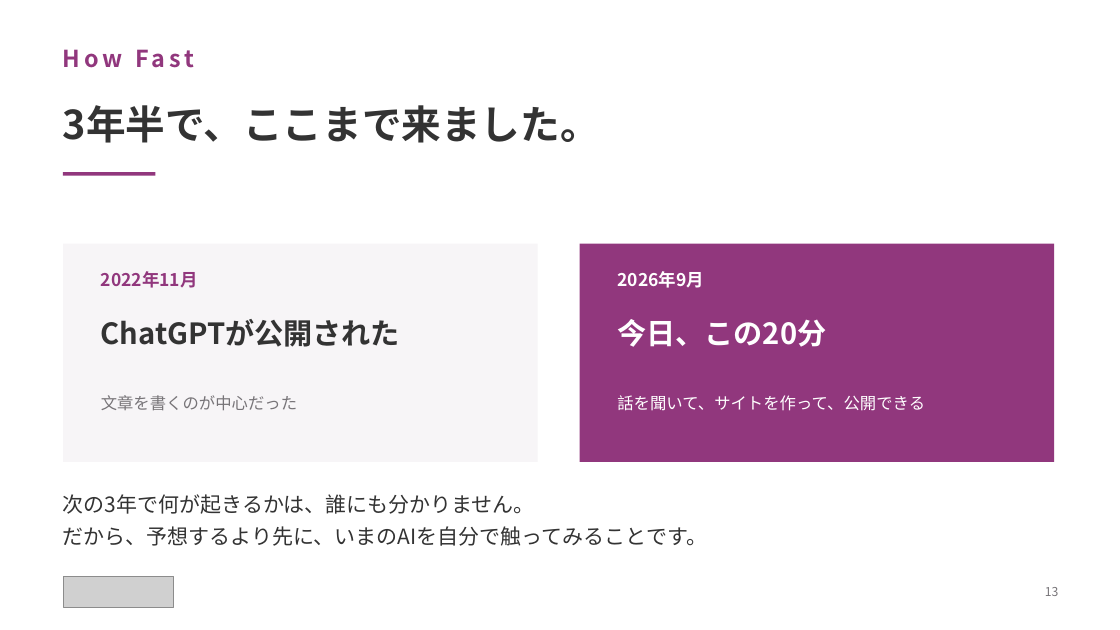
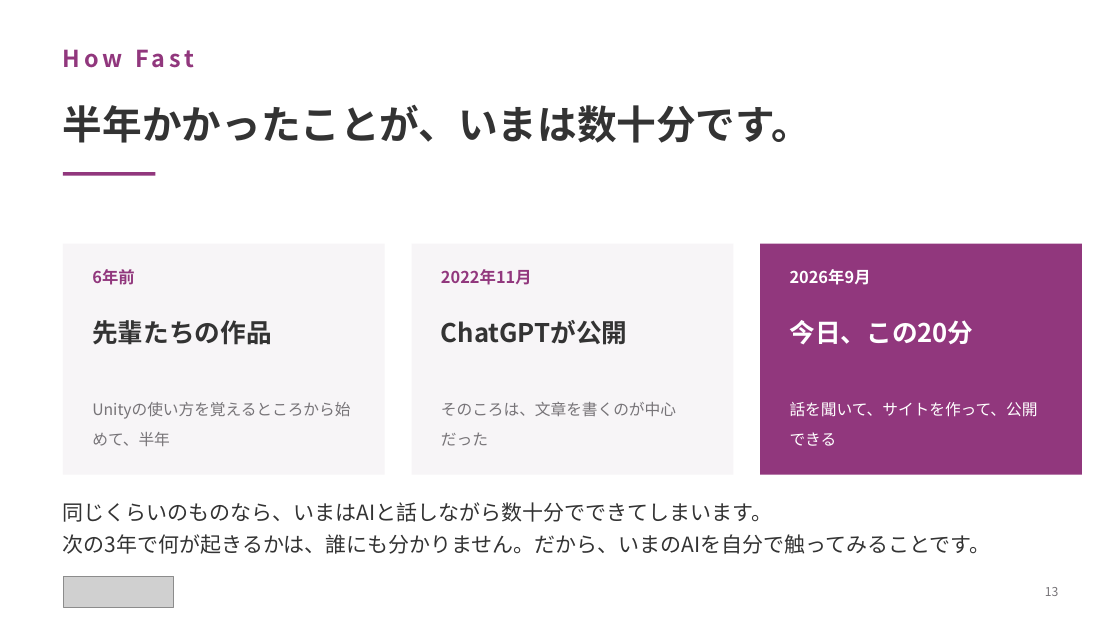
Before and after one commit to yutakaJssst/narashino-visit-2, a slide deck: slide 13 of slides/nichinara20260908.pptx. Drawn at 1120x630 pixels with LibreOffice and Linux fonts; fonts in the diff are those of the drawing; grey boxes stand for pictures. Boxes give left, top, right and bottom in pixels: in the first picture for what was removed or moved away, otherwise in the second. Text is boxed around its words. In the diff, an @@ line names an element or a change of style, - is before the commit and + after.

```diff
--- a/slides/nichinara20260908.pptx
+++ b/slides/nichinara20260908.pptx
@@ text at (63, 105, 811, 143): text changed @@
-3年半で、ここまで来ました。
+半年かかったことが、いまは数十分です。
@@ rectangle: place and size @@
-rectangle at (63, 244, 538, 462)
+rectangle at (63, 244, 385, 475)
@@ text added at (92, 269, 134, 285), 14 pt, text #91377D, bold @@
+6年前
@@ rectangle: place and size @@
-rectangle at (580, 244, 1054, 462)
+rectangle at (412, 244, 734, 475)
@@ rectangle at (412, 244, 734, 475): fill #91377D to #F7F5F7 @@
@@ text "2022年11月" at (441, 269, 532, 285): size 15 to 14 pt @@
@@ text "2022年11月": place and size @@
-text "2022年11月" at (101, 271, 198, 288)
+text "2022年11月" at (441, 269, 532, 285)
@@ rectangle added at (760, 244, 1082, 475), fill #91377D @@
@@ text "2026年9月": place and size @@
-text "2026年9月" at (617, 271, 704, 288)
+text "2026年9月" at (790, 269, 871, 285)
@@ text "2026年9月" at (790, 269, 871, 285): size 15 to 14 pt @@
@@ text at (92, 320, 271, 345): text changed; size 25 to 22 pt @@
-ChatGPTが公開された
+先輩たちの作品
@@ text added at (441, 320, 628, 345), 22 pt, text #333333, bold @@
+ChatGPTが公開
@@ text "今日、この20分": place and size @@
-text "今日、この20分" at (617, 319, 826, 347)
+text "今日、この20分" at (790, 320, 974, 345)
@@ text "今日、この20分" at (790, 320, 974, 345): size 25 to 22 pt; line spacing 1 to 1.25 @@
@@ text "話を聞いて、サイトを作って、公開できる": place and size @@
-text "話を聞いて、サイトを作って、公開できる" at (617, 395, 925, 411)
+text "話を聞いて、サイトを作って、公開できる" at (790, 402, 1038, 446)
@@ text "話を聞いて、サイトを作って、公開できる" at (790, 402, 1038, 446): size 14 to 13.5 pt; line spacing 1.55 to 1.6 @@
@@ text at (441, 402, 676, 446): text changed; size 14 to 13.5 pt @@
-文章を書くのが中心だった
+そのころは、文章を書くのが中心だった
@@ text added at (92, 432, 170, 446), 13.5 pt, text #777478 @@
+Unityの使い方を覚えるところから始めて、半年
@@ text at (63, 502, 991, 554): text changed @@
-次の3年で何が起きるかは、誰にも分かりません。
-だから、予想するより先に、いまのAIを自分で触ってみることです。
+同じくらいのものなら、いまはAIと話しながら数十分でできてしまいます。
+次の3年で何が起きるかは、誰にも分かりません。だから、いまのAIを自分で触ってみることです。
```
Also in this commit, not shown: 1 other slide changed, 2 other files.
